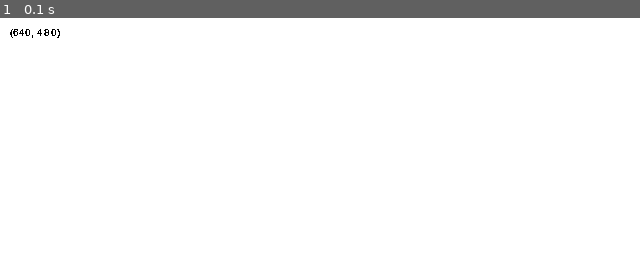
Above: before the commit, frame 1.
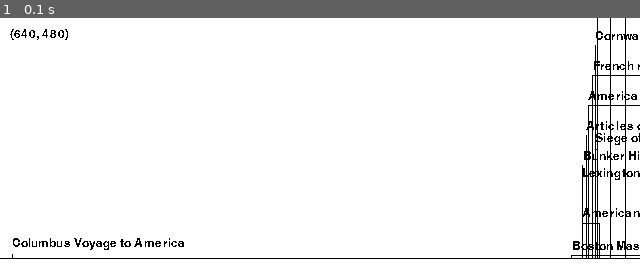
Above: after the commit, the same moment.

Repository: ThatIsAUsername/timeline
Game: pygame game, started from timelines.py
Same seed, same stepped clock (60 frames per second), same inputs: the game is played once before the commit and once after it.
Inputs:
- Up to frame 1 (0.1 s): no input

The runs differ from the first frame. In frame 1, 2.8% of the frame differs, in the area x 0-100%, y 0-98%.

Commit message:
Got events on the screen.

Diff:
--- a/data/rev_war.yaml
+++ b/data/rev_war.yaml
@@ -44,29 +44,34 @@
   start: 19 APR 1775
   end: 19 APR 1775
   tags: USA War England
-  sources: 1
+  sources:
+    - https://www.nps.gov/waro/learn/historyculture/timeline-of-the-war-for-independence.htm
 
 - name: Bunker Hill
   start: 17 JUN 1775
   end: 17 JUN 1775
   tags: USA War England
-  sources: 1
+  sources:
+    - https://www.nps.gov/waro/learn/historyculture/timeline-of-the-war-for-independence.htm
 
 - name: Articles of Confederation
   start: 15 March 1777
   end: 15 March 1777
   tags: USA England
-  sources: 1
+  sources:
+    - https://www.nps.gov/waro/learn/historyculture/timeline-of-the-war-for-independence.htm
 
 - name: American Alliance with France
   start: 4 May 1778
   tags: USA FR England
-  sources: 1
+  sources:
+    - https://www.nps.gov/waro/learn/historyculture/timeline-of-the-war-for-independence.htm
 
 - name: French reinforcements under Rochambeau
   start: 11 JUL 1780
   tags: USA FR War England
-  sources: 1
+  sources:
+    - https://www.nps.gov/waro/learn/historyculture/timeline-of-the-war-for-independence.htm
 
 - name: Siege of Yorktown
   start: 28 Sep 1781
@@ -77,20 +82,20 @@
   start: 19 OCT 1781
   end: 19 OCT 1781
   tags: USA War England
-  sources: 1
+  sources:
+    - https://www.nps.gov/waro/learn/historyculture/timeline-of-the-war-for-independence.htm
 
 - name: Cessation of Hostilities
   id: war_end
   start: 4 Feb 1783
   tags: USA War England
-  sources: 1
+  sources:
+    - https://www.nps.gov/waro/learn/historyculture/timeline-of-the-war-for-independence.htm
 
 - name: George Washington Presidency
   start: 30 Apr 1789
   end: 1797
   tags: USA
-  sources: 1 2
-
-Sources:
-  1: https://www.nps.gov/waro/learn/historyculture/timeline-of-the-war-for-independence.htm
-  2: https://en.wikipedia.org/wiki/George_Washington
+  sources:
+    - https://www.nps.gov/waro/learn/historyculture/timeline-of-the-war-for-independence.htm
+    - https://en.wikipedia.org/wiki/George_Washington
--- a/data_types/timeview.py
+++ b/data_types/timeview.py
@@ -1,5 +1,5 @@
 
-from typing import Union
+from typing import List, Union
 
 from datetime import date
 from data_types import Timeline, TimeReference, EventRecord
@@ -9,8 +9,8 @@
 
     def __init__(self, timeline: Timeline):
         self.timeline = timeline
-        self.min = self.timeline.min
-        self.max = self.timeline.max
+        self.min: date = self.timeline.min
+        self.max: date = self.timeline.max
 
     def contains(self, timelike: Union[date, TimeReference, EventRecord]) -> bool:
         if type(timelike) is date:
@@ -56,3 +56,14 @@
             True if the EventRecord would be at least partly visible within this Timeview, else False.
         """
         return self.contains_reference(rec.start) or self.contains_reference(rec.end)
+
+    def get_visible(self) -> List[EventRecord]:
+        """
+        Returns:
+            A list of all records from this view's Timeline that are also currently within the view.
+        """
+        visible_records = []
+        for rec in self.timeline.get_records().values():
+            if self.contains(rec):
+                visible_records.append(rec)
+        return visible_records
--- a/pygame_manager.py
+++ b/pygame_manager.py
@@ -24,7 +24,7 @@
         return PyGameManager.screen
 
     @staticmethod
-    def get_font(size: int = 10):
+    def get_font(size: int = 12):
         if size not in PyGameManager.fonts:
             print('Creating font')
             font = pygame.font.Font('freesansbold.ttf', size)
--- a/timelines.py
+++ b/timelines.py
@@ -1,22 +1,110 @@
-import sys
+
+from typing import Tuple
 from collections import namedtuple
+import math
 
 import pygame
 from pygame_manager import PyGameManager as pgm
 from pygame.locals import *
 
+from datetime import date, timedelta
+
 import color
-from data_types import Timeline
+from data_types import Timeline, Timeview
 
 
-def draw_screen(timeline: Timeline):
+def interpolate(v: int, source_range: Tuple[int, int], dest_range: Tuple[int, int]):
+
+    # Interpolate the value v from the source range into the destination range.
+    s0, s1 = source_range
+    d0, d1 = dest_range
+    ratio = (v-s0)/(s1-s0)  # How far this value is in the source range on a scale of 0 to 1.
+    answer = d0 + ratio*(d1-d0)  # Interpolated value in the destination range.
+    return answer
+
+
+def draw_timeview(surf: pygame.Surface, timeview: Timeview):
+    width, height = surf.get_size()
+    time_range: timedelta = timeview.max - timeview.min
+    time_range_s = time_range.total_seconds()
+
+    buffer_pct = 0.02
+    buffer_px = int(width*buffer_pct)
+    # buffer_s = time_range_s * buffer_pct  # Give a little leeway around the denoted view range.
+    # buffer_delta = timedelta(seconds=buffer_s)
+    # x_zero_time = timeview.min - buffer_delta
+    # x_width_time = timeview.max + buffer_delta
+
+    timeline_y = height / 2
+    pygame.draw.line(surface=surf, color=color.BLACK, start_pos=(0, timeline_y), end_pos=(width, timeline_y))
+
+    # Generate positions/rects for all timeline elements
+    visible_records = timeview.get_visible()
+
+    # Generate all of the labels to draw and figure out the horizontal extents of each EventRecord.
+    LabelInfo = namedtuple("LabelInfo", "x_vals label_surf label_rect")
+    label_infos = []
+    font = pgm.get_font()
+    timeview_range = (timeview.min.toordinal(), timeview.max.toordinal())
+    screen_range = (buffer_px, width-buffer_px)
+    for rec in visible_records:
+        xss = 0 if rec.start.min == -math.inf else interpolate(rec.start.min.toordinal(), timeview_range, screen_range)
+        xse = width if rec.start.max == math.inf else interpolate(rec.start.max.toordinal(), timeview_range, screen_range)
+        xes = 0 if rec.end.min == -math.inf else interpolate(rec.end.min.toordinal(), timeview_range, screen_range)
+        xee = width if rec.end.max == math.inf else interpolate(rec.end.max.toordinal(), timeview_range, screen_range)
+        antialias = False  # render takes no keyword arguments.
+        label_surf = font.render(rec.name, antialias, color.BLACK)
+        label_rect = pygame.rect.Rect((0, 0), label_surf.get_size())
+        label_rect.bottomleft = (xse, height/2-label_rect.height/2)  # Start by placing all labels just above the line.
+        label_infos.append(LabelInfo(x_vals=[xss, xse, xes, xee], label_surf=label_surf, label_rect=label_rect))
+
+    # Deconflict as needed to position each label.
+    deconflicted_rects = []
+    for li in label_infos:
+        lr = li.label_rect
+        count = 0
+        while lr.collidelist(deconflicted_rects) is not -1 and count < 10:
+            count += 1
+            # Move lr up to try and avoid.
+            lr.bottomleft = (lr.x, lr.y-lr.height*1.5)
+        deconflicted_rects.append(lr)
+
+        # Render
+        # Two spokes to the timeline to demarcate the known time span (between start.max and end.min).
+        xss, xse, xes, xee = li.x_vals
+        pygame.draw.line(surface=surf,
+                         color=color.BLACK,
+                         start_pos=(xse, lr.y+lr.height*1.25),
+                         end_pos=(xse, timeline_y))
+        pygame.draw.line(surface=surf,
+                         color=color.BLACK,
+                         start_pos=(xes, lr.y+lr.height*1.25),
+                         end_pos=(xes, timeline_y))
+
+        # One line showing the full possible extent in time.
+        pygame.draw.line(surface=surf,
+                         color=color.BLACK,
+                         start_pos=(xss, lr.y+lr.height*1.25),
+                         end_pos=(xee, lr.y+lr.height*1.25))
+
+        # EventRecord's name.
+        surf.blit(li.label_surf, li.label_rect.topleft)
+
+
+def draw_screen(timeview):
     pygame.display.update()
     screen = pgm.get_screen()
     screen.fill(color.WHITE)
+
+    # Draw timeview
+    draw_timeview(screen, timeview)
+
+    # Draw current resolution
     screen_dims = screen.get_size()
     font = pgm.get_font()
-    antialias = False
+    antialias = False  # render takes no keyword arguments.
     dims_text = font.render(str(screen_dims), antialias, color.BLACK)
+
     screen.blit(dims_text, (10, 10))
 
 
@@ -25,6 +113,7 @@
 
     timeline = Timeline()
     timeline.load_from_file("data/rev_war.yaml")
+    timeview = Timeview(timeline)
 
     running = True
     while running:
@@ -37,7 +126,7 @@
             #     if play_rect.collidepoint(mousex, mousey):
             #         choose_board()
 
-        draw_screen(timeline)
+        draw_screen(timeview)
 
     pgm.terminate()
 
